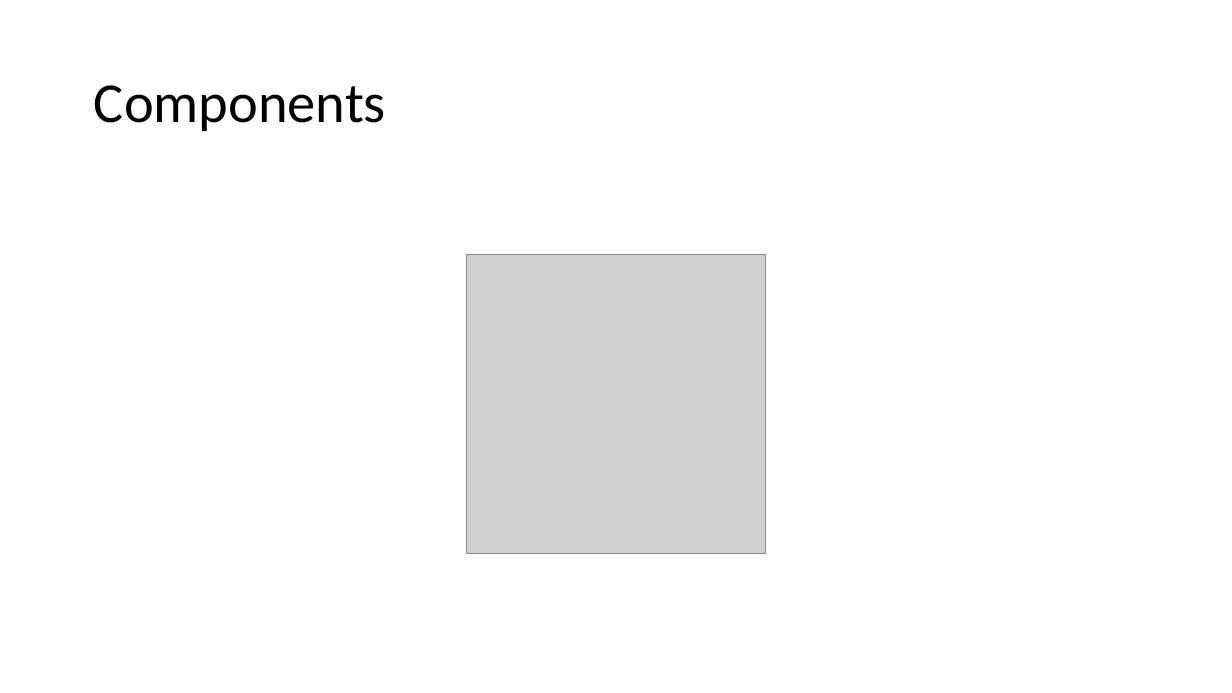
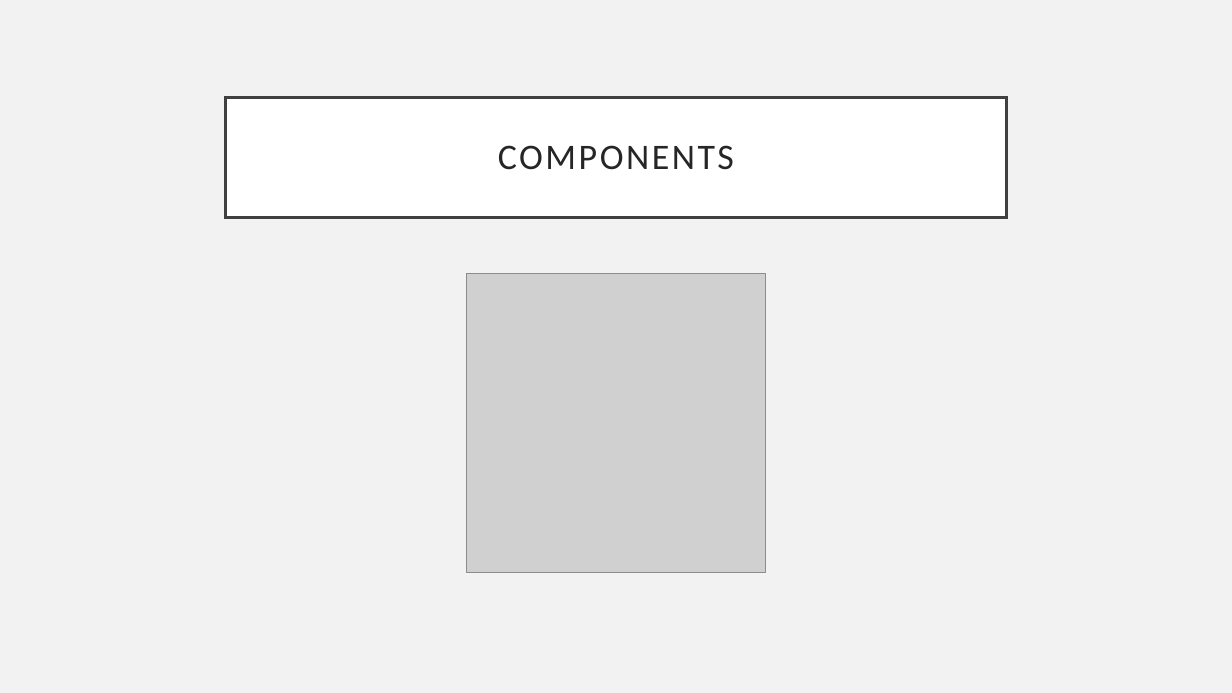
Before and after one commit to ronidas39/CrewAITutorial, a slide deck: slide 3 of tutorial1/Tutorial1.pptx. Drawn at 1232x693 pixels with LibreOffice and Linux fonts; fonts in the diff are those of the drawing; grey boxes stand for pictures. Boxes give left, top, right and bottom in pixels: in the first picture for what was removed or moved away, otherwise in the second. Text is boxed around its words. In the diff, an @@ line names an element or a change of style, - is before the commit and + after.

```diff
--- a/tutorial1/Tutorial1.pptx
+++ b/tutorial1/Tutorial1.pptx
@@ background #FFFFFF to #F2F2F2 @@
@@ title "COMPONENTS": place and size @@
-title "COMPONENTS" at [94, 85, 386, 131]
+title "COMPONENTS" at [226, 97, 1006, 217]
@@ title "COMPONENTS" at [226, 97, 1006, 217]: fill none to #FFFFFF; outline none to #404040 2.5 pt @@
@@ title at [498, 145, 734, 170]: text changed; size 44 to 28 pt; text colour #000000 to #262626 @@
-Components
+COMPONENTS
@@ picture: place and size @@
-picture at [467, 255, 766, 555]
+picture at [467, 274, 766, 573]
```
Also in this commit, not shown: 5 other slides changed, 4 other files.
